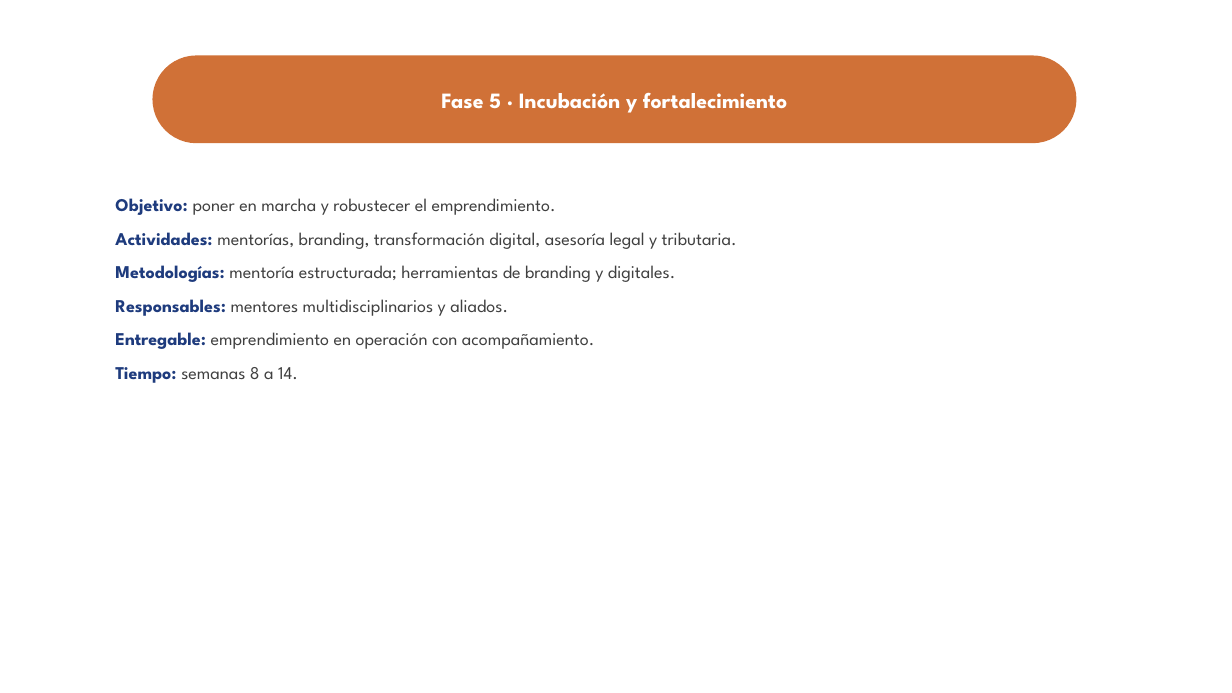
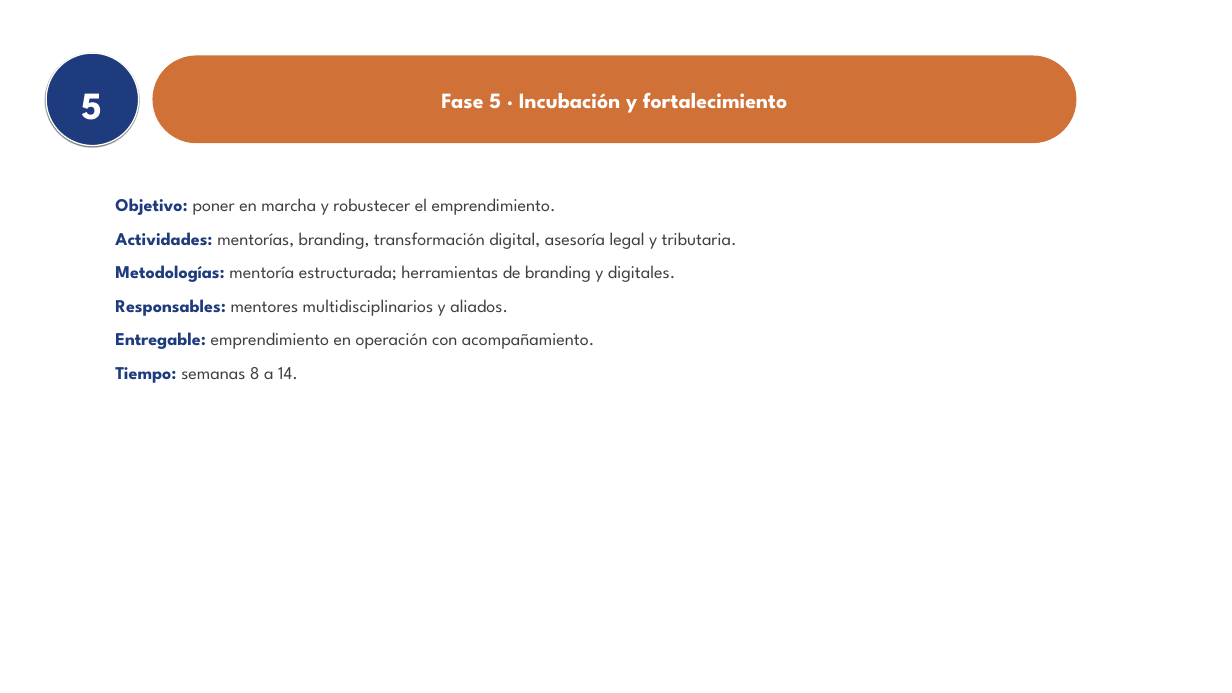
Before and after one commit to ronaldojavier100-oss/case, a slide deck: slide 14 of Ruta-Emprendimiento-CIE.pptx (slide 12 before the commit). Drawn at 1232x693 pixels with LibreOffice and Linux fonts; fonts in the diff are those of the drawing; background and template pictures are left out. Boxes give left, top, right and bottom in pixels: in the first picture for what was removed or moved away, otherwise in the second. Text is boxed around its words. In the diff, an @@ line names an element or a change of style, - is before the commit and + after.

```diff
--- a/Ruta-Emprendimiento-CIE.pptx
+++ b/Ruta-Emprendimiento-CIE.pptx
@@ ellipse added at <box>46,53,139,146</box>, fill #1E3B7D, outline #FFFFFF 2 pt, 60 pt, text #FFFFFF, bold @@
+5
```
Also in this commit, not shown: 5 other slides changed, 3 slides added.
